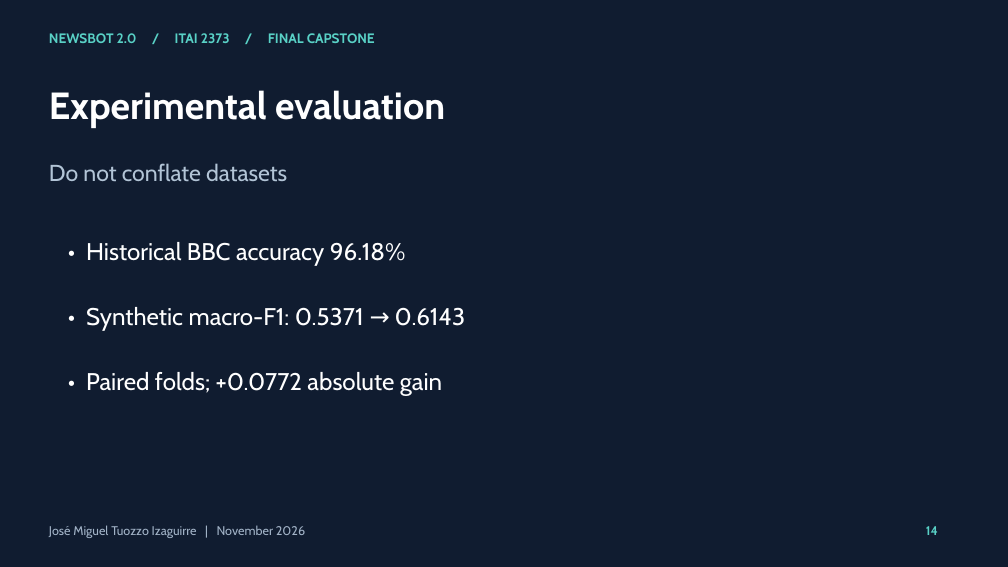
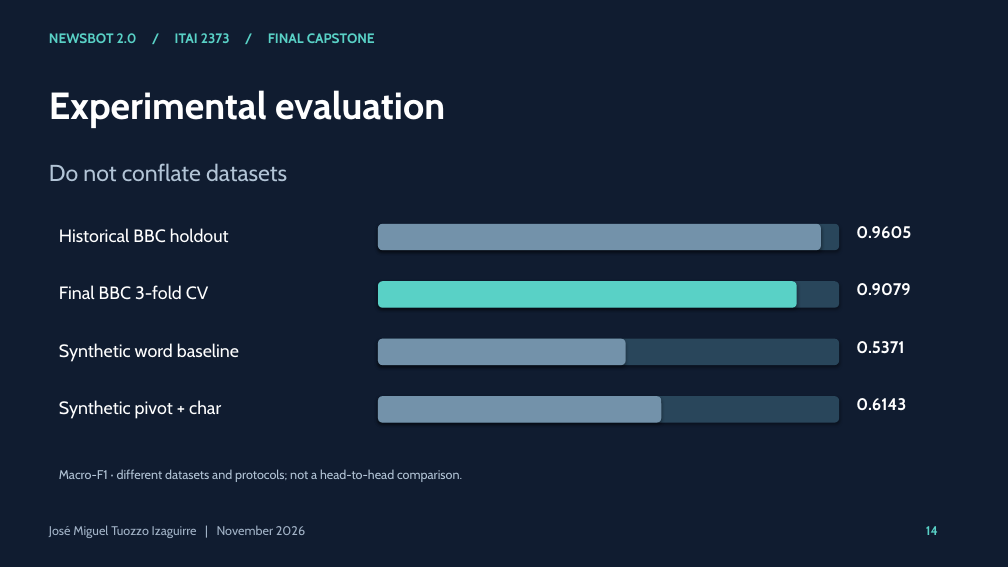
Before and after one commit to jtuozzo1616/Final-Jose-Group-NewsBot-Intelligence-System, a slide deck: slide 14 of final-newsbot-2.0/reports/presentation.pptx. Drawn at 1008x567 pixels with LibreOffice and Linux fonts; fonts in the diff are those of the drawing. Boxes give left, top, right and bottom in pixels: in the first picture for what was removed or moved away, otherwise in the second. Text is boxed around its words. In the diff, an @@ line names an element or a change of style, - is before the commit and + after.

```diff
--- a/final-newsbot-2.0/reports/presentation.pptx
+++ b/final-newsbot-2.0/reports/presentation.pptx
@@ text added at <box>59,228,229,243</box>, 17 pt, text #FFFFFF @@
+Historical BBC holdout
@@ rounded rectangle added at <box>378,224,839,250</box>, fill #29465B @@
@@ rounded rectangle added at <box>378,224,821,250</box>, fill #7392AA @@
@@ text added at <box>856,226,911,239</box>, 16 pt, text #FFFFFF, bold @@
+0.9605
@@ text removed at <box>86,242,406,266</box> @@
-• Historical BBC accuracy 96.18%
@@ text added at <box>59,285,209,300</box>, 17 pt, text #FFFFFF @@
+Final BBC 3-fold CV
@@ rounded rectangle added at <box>378,281,839,308</box>, fill #29465B @@
@@ rounded rectangle added at <box>378,281,797,308</box>, fill #59D1C6 @@
@@ text added at <box>856,283,911,295</box>, 16 pt, text #FFFFFF, bold @@
+0.9079
@@ text removed at <box>86,307,466,331</box> @@
-• Synthetic macro-F1: 0.5371 → 0.6143
@@ text added at <box>59,343,239,362</box>, 17 pt, text #FFFFFF @@
+Synthetic word baseline
@@ rounded rectangle added at <box>378,339,839,365</box>, fill #29465B @@
@@ rounded rectangle added at <box>378,339,626,365</box>, fill #7392AA @@
@@ text added at <box>856,341,904,354</box>, 16 pt, text #FFFFFF, bold @@
+0.5371
@@ text removed at <box>86,372,442,396</box> @@
-• Paired folds; +0.0772 absolute gain
@@ text added at <box>59,400,221,419</box>, 17 pt, text #FFFFFF @@
+Synthetic pivot + char
@@ rounded rectangle added at <box>378,396,839,423</box>, fill #29465B @@
@@ rounded rectangle added at <box>378,396,662,423</box>, fill #7392AA @@
@@ text added at <box>856,398,906,411</box>, 16 pt, text #FFFFFF, bold @@
+0.6143
@@ text added at <box>59,469,462,482</box>, 12 pt, text #B2C4D6 @@
+Macro-F1 · different datasets and protocols; not a head-to-head comparison.
```
Also in this commit, not shown: 17 other slides changed, 16 other files.
